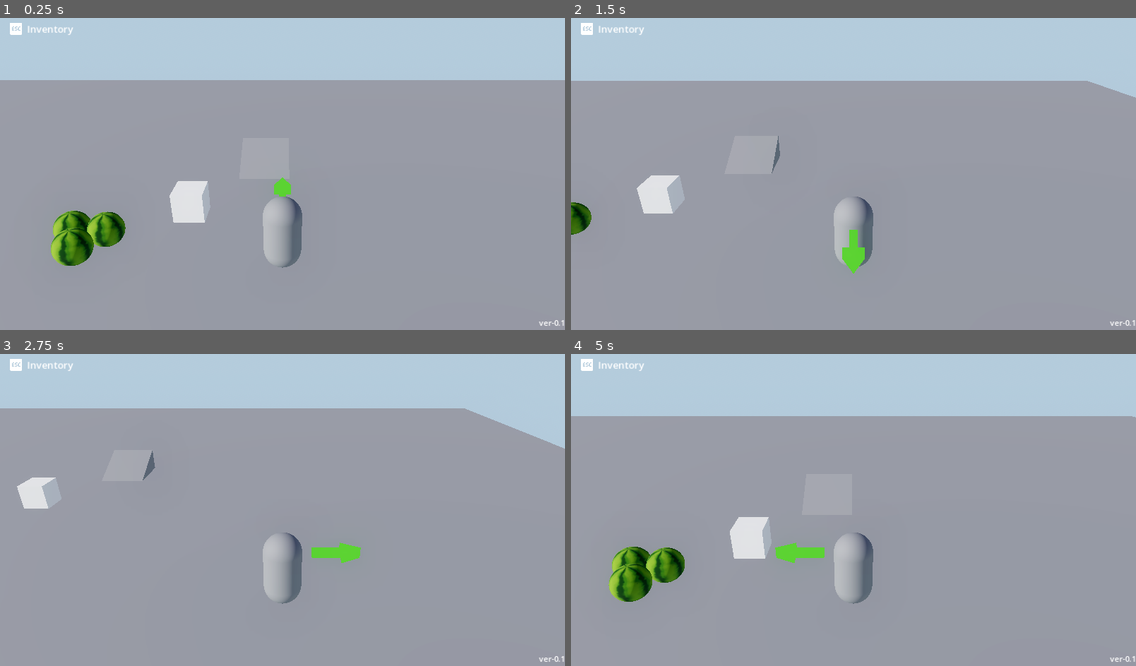
Above: before the commit, frames 1-4 (two rows, left to right).
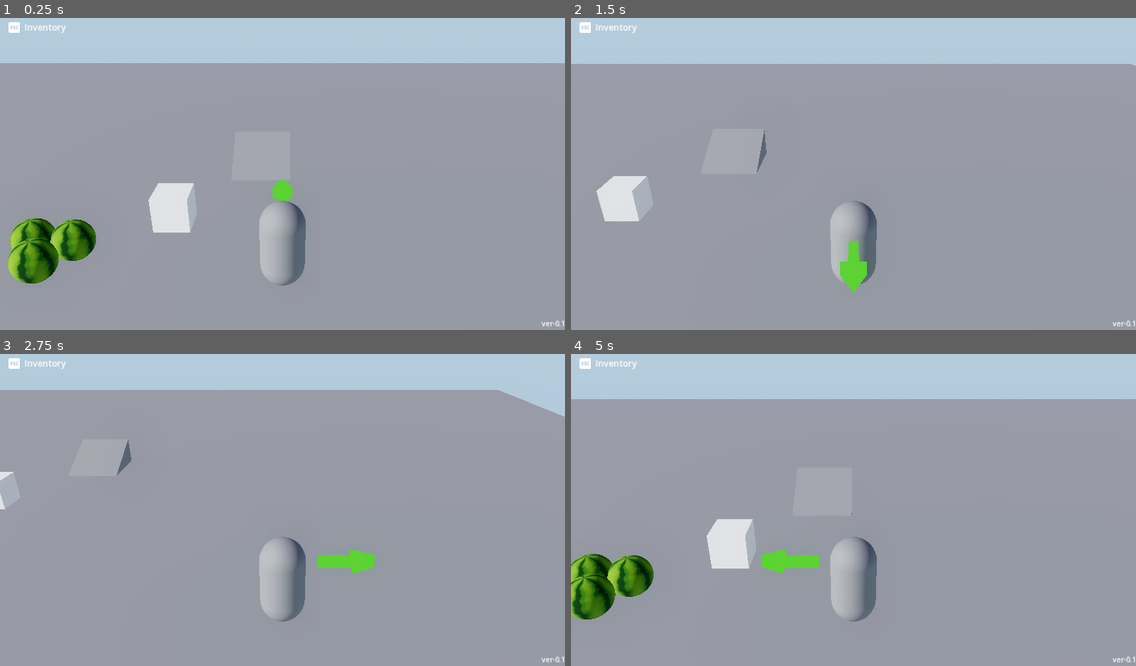
Above: after the commit, the same moments.

Repository: quinoazephyr/farm-hunt-game
Game: Godot game, scene res://source/nodes/scenes/test_items.tscn
Same seed, same stepped clock (60 frames per second), same inputs: the game is played once before the commit and once after it.
Inputs (mouse positions are in pixels of both pictures, inside the frame that each line leads up to):
- Up to frame 1 (0.25 s): no input
- Up to frame 2 (1.5 s): tap Enter (ui_accept) at 0.5, 0.77 s; move the mouse to (977, 155) at 0.52 s; hold D (move_right) 0.53-1.28 s; tap E (accept) at 0.6 s; move the mouse to (740, 186) at 1.27 s; hold S (move_backward) from 1.28 s (still down); tap Space (action_x) at 1.35 s
- Up to frame 3 (2.75 s): tap Enter (ui_accept) at 1.52 s; move the mouse to (339, 438) at 2.02 s; release S (move_backward) at 2.03 s; hold D (move_right) from 2.03 s (still down); right-click (339, 438) at 2.1 s
- Up to frame 4 (5 s): move the mouse to (825, 569) at 2.77 s; release D (move_right) at 2.78 s; hold W (move_forward) 2.78-3.53 s; tap E (accept) at 2.85 s; tap Enter (ui_accept) at 3.02, 3.77, 4.52 s; move the mouse to (1023, 553) at 3.52 s; hold A (move_left) from 3.53 s (still down); tap Space (action_x) at 3.6 s; move the mouse to (684, 460) at 4.27 s; right-click (684, 460) at 4.35 s

The runs differ from the first frame. In frame 1, 10% of the frame differs, in the area x 0-100%, y 1-99%; in frame 2, 8.7%; in frame 3, 8.5%; in frame 4, 11%.

Commit message:
fix camera fov (keep height)

Diff:
--- a/project.godot
+++ b/project.godot
@@ -17,6 +17,8 @@
 
 [display]
 
+window/size/viewport_width=1280
+window/size/viewport_height=720
 window/stretch/mode="canvas_items"
 window/stretch/aspect="expand"
 
--- a/source/nodes/cameras/camera_parent.tscn
+++ b/source/nodes/cameras/camera_parent.tscn
@@ -8,5 +8,5 @@
 
 [node name="CameraPlayer" type="Camera3D" parent="."]
 transform = Transform3D(1, 0, 0, 0, 0.906307, 0.422618, 0, -0.422618, 0.906307, 0, 5, 8)
-keep_aspect = 0
+fov = 40.0
 size = 10.0
